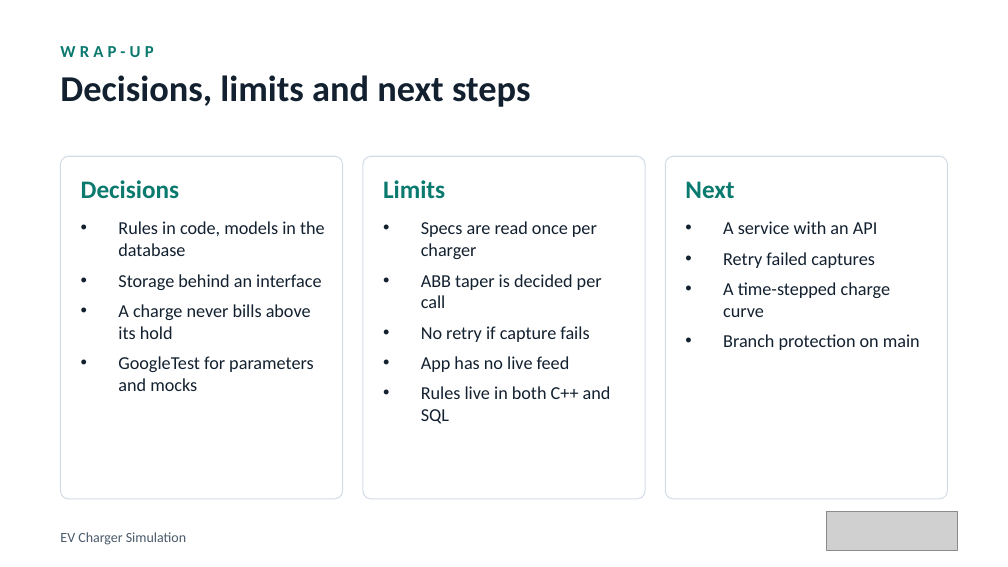
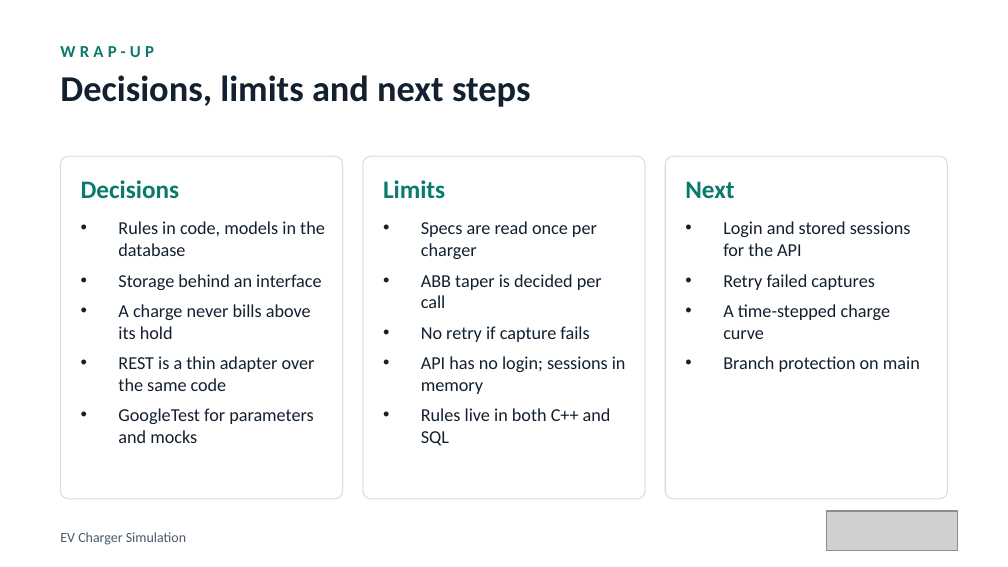
Before and after one commit to elitesoftwareqa/ev-charger, a slide deck: slide 14 of docs/presentation/EV-Charger-Simulation.pptx (slide 12 before the commit). Drawn at 1008x567 pixels with LibreOffice and Linux fonts; fonts in the diff are those of the drawing; grey boxes stand for pictures. Boxes give left, top, right and bottom in pixels: in the first picture for what was removed or moved away, otherwise in the second. Text is boxed around its words. In the diff, an @@ line names an element or a change of style, - is before the commit and + after.

Commit message:
Update report, presentation and REPORT.md for the REST service and web page

```diff
--- a/docs/presentation/EV-Charger-Simulation.pptx
+++ b/docs/presentation/EV-Charger-Simulation.pptx
@@ text at (x1=723, y1=221, x2=911, y2=256): text changed @@
-• A service with an API
+• Login and stored sessions for the API
@@ text at (x1=118, y1=356, x2=315, y2=391): paragraph added @@
+• REST is a thin adapter over the same code
@@ text at (x1=421, y1=356, x2=626, y2=394): text changed @@
-• App has no live feed
+• API has no login; sessions in memory
```
Also in this commit, not shown: 7 other slides changed, 2 slides added, 2 other files.
